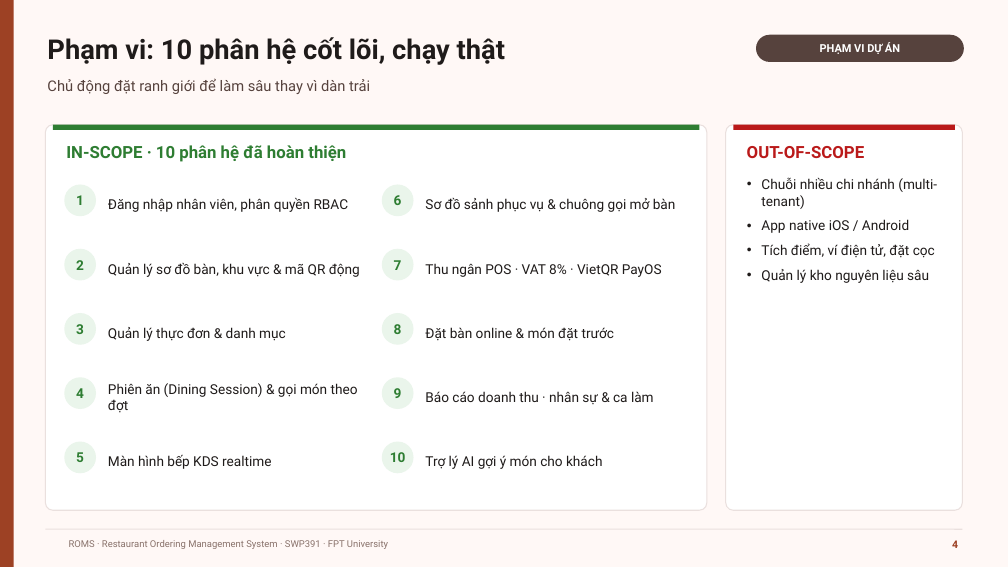
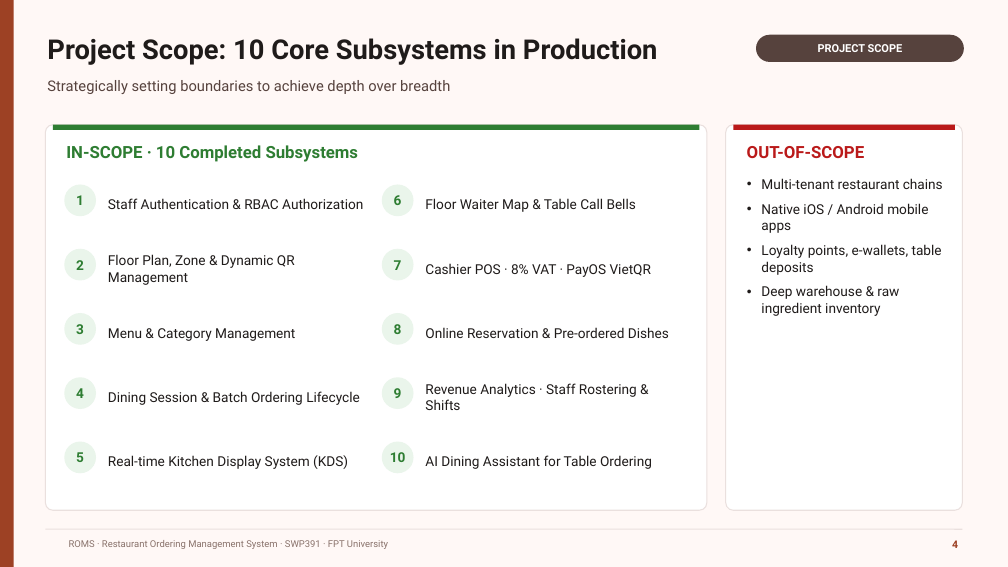
Before and after one commit to GROUP6-ROMS/Restaurant-Ordering-Management-System-ROMS, a slide deck: slide 4 of slide/ROMS_Bao_ve_SWP391.pptx. Drawn at 1008x567 pixels with LibreOffice and Linux fonts; fonts in the diff are those of the drawing; background and template pictures are left out. Boxes give left, top, right and bottom in pixels: in the first picture for what was removed or moved away, otherwise in the second. Text is boxed around its words. In the diff, an @@ line names an element or a change of style, - is before the commit and + after.

```diff
--- a/slide/ROMS_Bao_ve_SWP391.pptx
+++ b/slide/ROMS_Bao_ve_SWP391.pptx
@@ text at (47, 38, 658, 65): text changed @@
-Phạm vi: 10 phân hệ cốt lõi, chạy thật
+Project Scope: 10 Core Subsystems in Production
@@ text in rounded rectangle at (818, 44, 903, 52): text changed @@
-PHẠM VI DỰ ÁN
+PROJECT SCOPE
@@ text at (47, 80, 450, 94): text changed @@
-Chủ động đặt ranh giới để làm sâu thay vì dàn trải
+Strategically setting boundaries to achieve depth over breadth
@@ text at (66, 145, 359, 162): text changed @@
-IN-SCOPE · 10 phân hệ đã hoàn thiện
+IN-SCOPE · 10 Completed Subsystems
@@ text at (761, 178, 943, 316): text changed @@
-• Chuỗi nhiều chi nhánh (multi-tenant)
-• App native iOS / Android
-• Tích điểm, ví điện tử, đặt cọc
-• Quản lý kho nguyên liệu sâu
+• Multi-tenant restaurant chains
+• Native iOS / Android mobile apps
+• Loyalty points, e-wallets, table deposits
+• Deep warehouse & raw ingredient inventory
@@ text at (108, 198, 363, 209): text changed @@
-Đăng nhập nhân viên, phân quyền RBAC
+Staff Authentication & RBAC Authorization
@@ text at (425, 198, 636, 212): text changed @@
-Sơ đồ sảnh phục vụ & chuông gọi mở bàn
+Floor Waiter Map & Table Call Bells
@@ text at (108, 254, 295, 285): text changed @@
-Quản lý sơ đồ bàn, khu vực & mã QR động
+Floor Plan, Zone & Dynamic QR Management
@@ text at (425, 264, 651, 277): text changed @@
-Thu ngân POS · VAT 8% · VietQR PayOS
+Cashier POS · 8% VAT · PayOS VietQR
@@ text at (108, 328, 295, 341): text changed @@
-Quản lý thực đơn & danh mục
+Menu & Category Management
@@ text at (425, 327, 669, 338): text changed @@
-Đặt bàn online & món đặt trước
+Online Reservation & Pre-ordered Dishes
@@ text at (425, 383, 637, 410): text changed @@
-Báo cáo doanh thu · nhân sự & ca làm
+Revenue Analytics · Staff Rostering & Shifts
@@ text at (108, 391, 360, 405): text changed @@
-Phiên ăn (Dining Session) & gọi món theo đợt
+Dining Session & Batch Ordering Lifecycle
@@ text at (108, 455, 348, 469): text changed @@
-Màn hình bếp KDS realtime
+Real-time Kitchen Display System (KDS)
@@ text at (425, 455, 652, 469): text changed @@
-Trợ lý AI gợi ý món cho khách
+AI Dining Assistant for Table Ordering
```
Also in this commit, not shown: 22 other slides changed.
